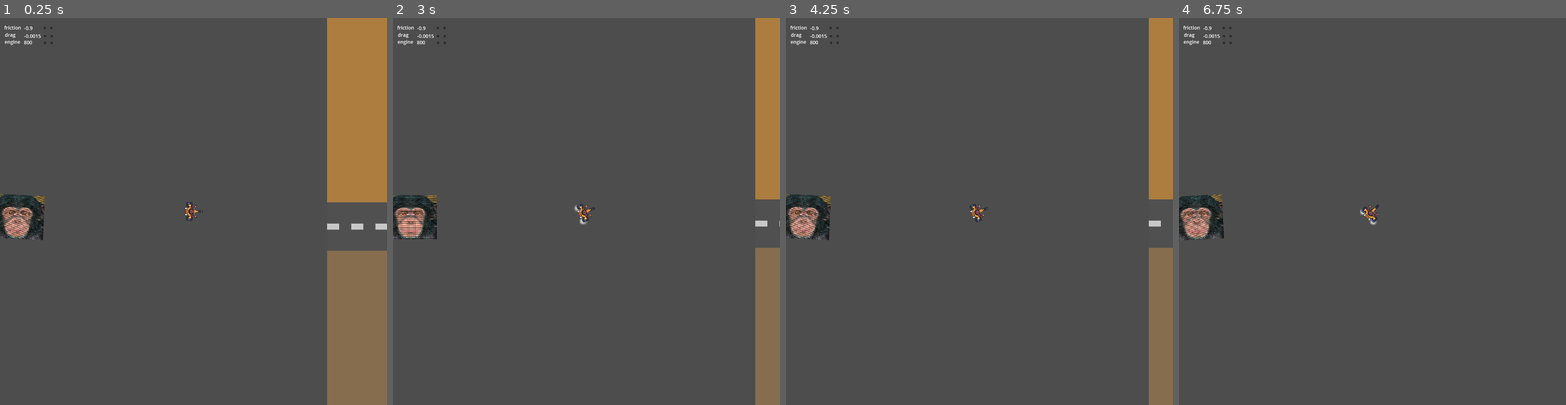
Above: before the commit, frames 1-4 (left to right).
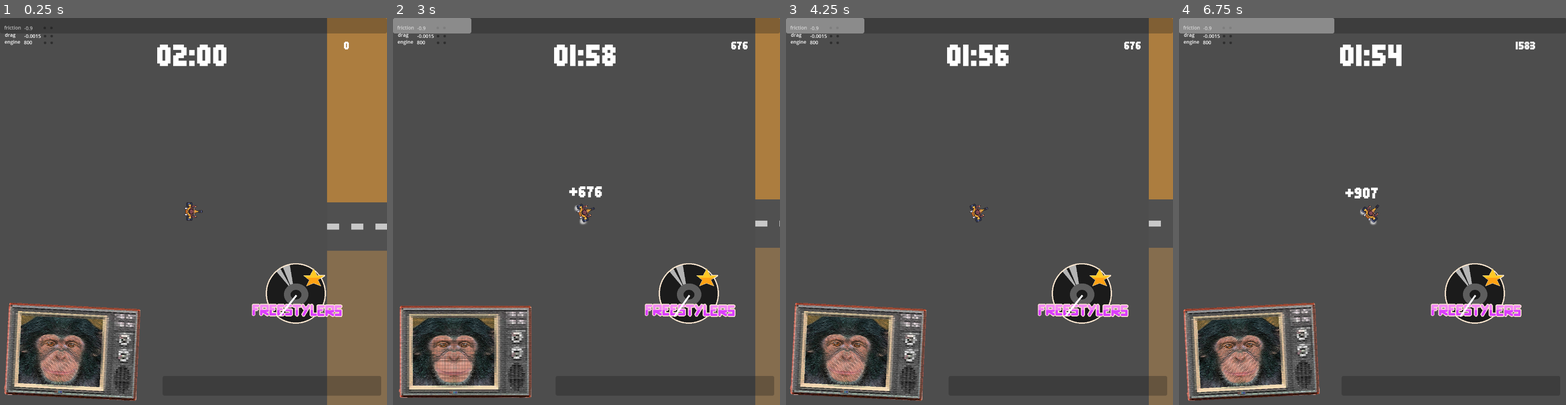
Above: after the commit, the same moments.

Repository: freesstylers/GoofyAhhCar
Game: Godot game, scene res://Assets/Scenes/Maps/PruebaMapas.tscn
Two runs of this game, one before a commit and one after it. Both use one fixed random seed, a clock stepped at 60 frames per second and the inputs below. This scene is started directly instead of the project's main scene.
Inputs:
- Up to frame 1 (0.25 s): no input
- Up to frame 2 (3 s): hold Right (right) 0.53-1.28 s; hold Down (back) 1.28-2.03 s; hold Right (right) 2.03-2.78 s; hold Space (Accelerate) from 2.78 s (still down)
- Up to frame 3 (4.25 s): release Space (Accelerate) at 3.53 s; hold Left (left) from 3.53 s (still down)
- Up to frame 4 (6.75 s): release Left (left) at 5.03 s; hold Down (back) 5.03-5.78 s; hold Right (right) 5.78-6.53 s; hold Space (Accelerate) from 6.53 s (still down)

The runs differ from the first frame. In frame 1, 11% of the frame differs, in the area x 0-100%, y 0-99%; in frame 2, 11%; in frame 3, 11%; in frame 4, 11%, in the area x 0-92%, y 0-99%.

Commit message:
VELOCIMETROOOOOOOOOOOOOOOOOOOOOOOOOOOOOOOOOOOOOOOOOOOOOOOOO

Diff:
--- a/clusy-cart/Assets/Prefabs/Game/speed_meter.tscn
+++ b/clusy-cart/Assets/Prefabs/Game/speed_meter.tscn
@@ -29,6 +29,6 @@
 offset_bottom = -0.160019
 grow_horizontal = 2
 grow_vertical = 2
-rotation = 0.666716
+rotation = 1.25838
 pivot_offset = Vector2(0, 5)
 metadata/_edit_use_anchors_ = true
--- a/clusy-cart/Assets/Scenes/Maps/PruebaMapas.tscn
+++ b/clusy-cart/Assets/Scenes/Maps/PruebaMapas.tscn
@@ -1,13 +1,16 @@
-[gd_scene load_steps=7 format=3 uid="uid://dqxvms1i5avh6"]
+[gd_scene load_steps=8 format=3 uid="uid://dqxvms1i5avh6"]
 
+[ext_resource type="PackedScene" uid="uid://df5a7fpwactp3" path="res://Assets/Prefabs/game_manager.tscn" id="1_3jbfn"]
 [ext_resource type="PackedScene" uid="uid://b816qh0bwfirb" path="res://Assets/Scenes/Maps/mapPrueba.tscn" id="1_e2kxk"]
 [ext_resource type="Script" path="res://Assets/Scripts/Player/DebugNumLabel.gd" id="1_xd10j"]
 [ext_resource type="Script" path="res://Assets/Scripts/Player/DebugDragLabel.gd" id="2_0578h"]
 [ext_resource type="PackedScene" uid="uid://csms6l2yxn245" path="res://Assets/Scenes/Player.tscn" id="2_q35he"]
 [ext_resource type="Script" path="res://Assets/Scripts/Player/DebugEngineLabel.gd" id="3_u6oi0"]
-[ext_resource type="PackedScene" path="res://Assets/Prefabs/Game/tv.tscn" id="6_k0utx"]
+[ext_resource type="PackedScene" uid="uid://dwb23gaj5yft2" path="res://Assets/Prefabs/game_ui.tscn" id="4_d8l2y"]
 
 [node name="Scene" type="Node2D"]
+
+[node name="GameManager" parent="." instance=ExtResource("1_3jbfn")]
 
 [node name="CanvasLayer" type="CanvasLayer" parent="."]
 
@@ -110,13 +113,7 @@
 offset_bottom = 90.0
 text = "engine"
 
-[node name="TV" parent="CanvasLayer" instance=ExtResource("6_k0utx")]
-offset_left = -55.0
-offset_top = 566.0
-offset_right = -55.0
-offset_bottom = 566.0
-scale = Vector2(0.5, 0.5)
-metadata/_edit_use_anchors_ = true
+[node name="Game UI" parent="CanvasLayer" instance=ExtResource("4_d8l2y")]
 
 [node name="Map" parent="." instance=ExtResource("1_e2kxk")]
 
--- a/clusy-cart/Assets/Scripts/Player/PlayerMovement.gd
+++ b/clusy-cart/Assets/Scripts/Player/PlayerMovement.gd
@@ -28,6 +28,8 @@
 var InitDriftSoundPlayer : AudioStreamPlayer = null
 
 var currentLife : int = Globals.MAX_PLAYER_LIFE
+
+var reverse = false
 
 func _ready():
 	Globals.ThePlayer = self
@@ -120,8 +122,10 @@
 	var d = new_heading.dot(velocity.normalized())
 	if d > 0:
 		velocity = velocity.lerp(new_heading * velocity.length(), traction)
+		reverse = false
 	if d < 0:
 		velocity = -new_heading * min(velocity.length(), max_speed_reverse)
+		reverse = true
 	rotation = new_heading.angle()
 
 func ChangeLife(lifeDelta : float):
--- a/clusy-cart/Assets/Scripts/spedometer.gd
+++ b/clusy-cart/Assets/Scripts/spedometer.gd
@@ -21,11 +21,19 @@
 	if(Globals.ThePlayer == null):
 		return
 
-	var speed = Globals.ThePlayer.velocity
-	var maxSpeed = 550
+	var speed = Globals.ThePlayer.velocity.length()
 
-	Rect.rotation_degrees = lerp(MinAngle, MaxAngle, speed / 550)
+	var deg : float
 
-	#print("speed: {0} || angle: {1}".format([speed, Rect.rotation]))
+	if(Globals.ThePlayer.reverse):
+		deg = lerp(MinAngle + 360, MaxAngle, speed / Globals.ThePlayer.max_speed_reverse)
+		pass
+	else:
+		deg = lerp(MinAngle, MaxAngle, speed / 550)
+		pass
+
+	Rect.rotation_degrees = deg
+
+	print("speed: {0} || angle: {1}".format([speed, deg]))
 
 	pass
